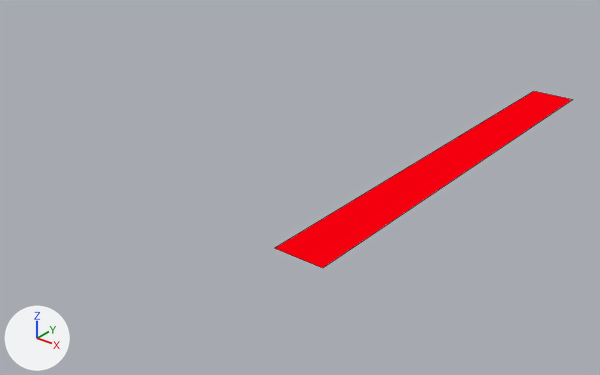
Before and after pictures for a commit that changed the Blender file rct2/scenery/Gardens/TCK_Clock/TCK_Clock-Handles_V001.blend.
Both versions are drawn from a 50 mm camera at (1.45, -1.81, 1.48) aimed at (-0.54, 0.69, -0.07). Every picture has the same lights, and +X, +Y and +Z are marked at lower left. The picture after the commit comes second. Mesh edges are drawn as thin lines. The same objects are shown in both versions, whatever each file hides.
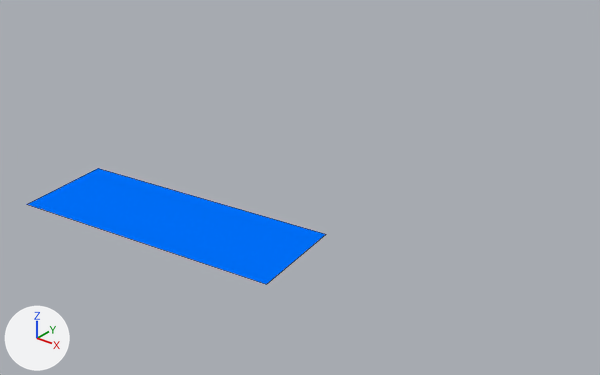
What differs and where, as boxes (x1, y1, x2, y2) in the pictures (600 x 375 px):
'Plane.002', recoloured, turned, rescaled (red to blue): before (275, 91, 572, 268); after (27, 168, 326, 284)

The change in detail:
Material 'guide' (mat_guide) changes colour from red #ff000f to blue #0071ff; in linear values from (1.0, 0.0, 0.00482) to (0.0, 0.165, 1.0).
Object 'Plane.002' (ob_plane_002) turns from (0, 0, 180) to (0, 0, 277) degrees about x, y and z.
Object 'Plane.002' (ob_plane_002) is rescaled from (1.0, 1.0, 1.0) to (-1.84, 0.521, 1.0).
